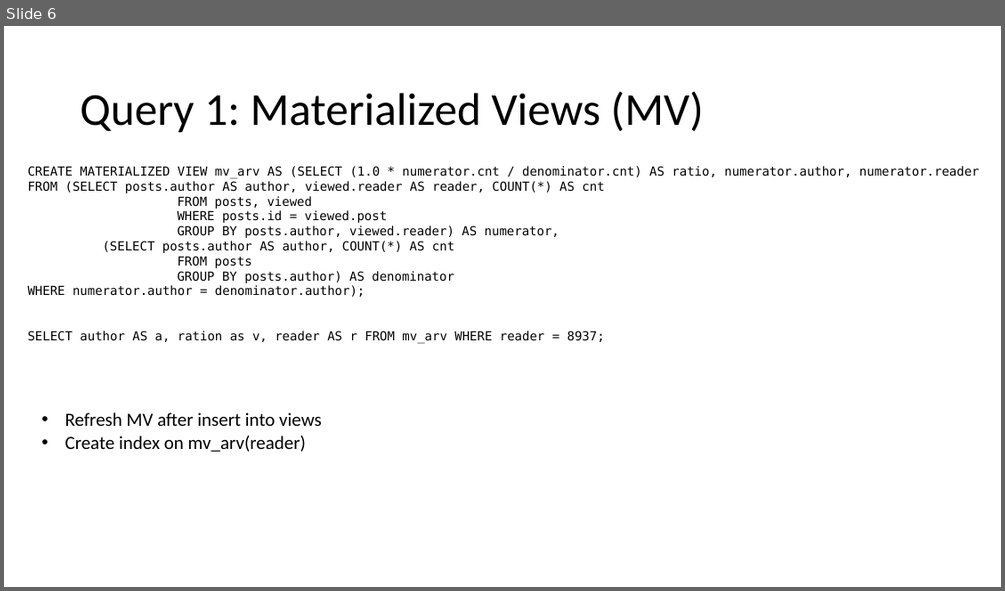
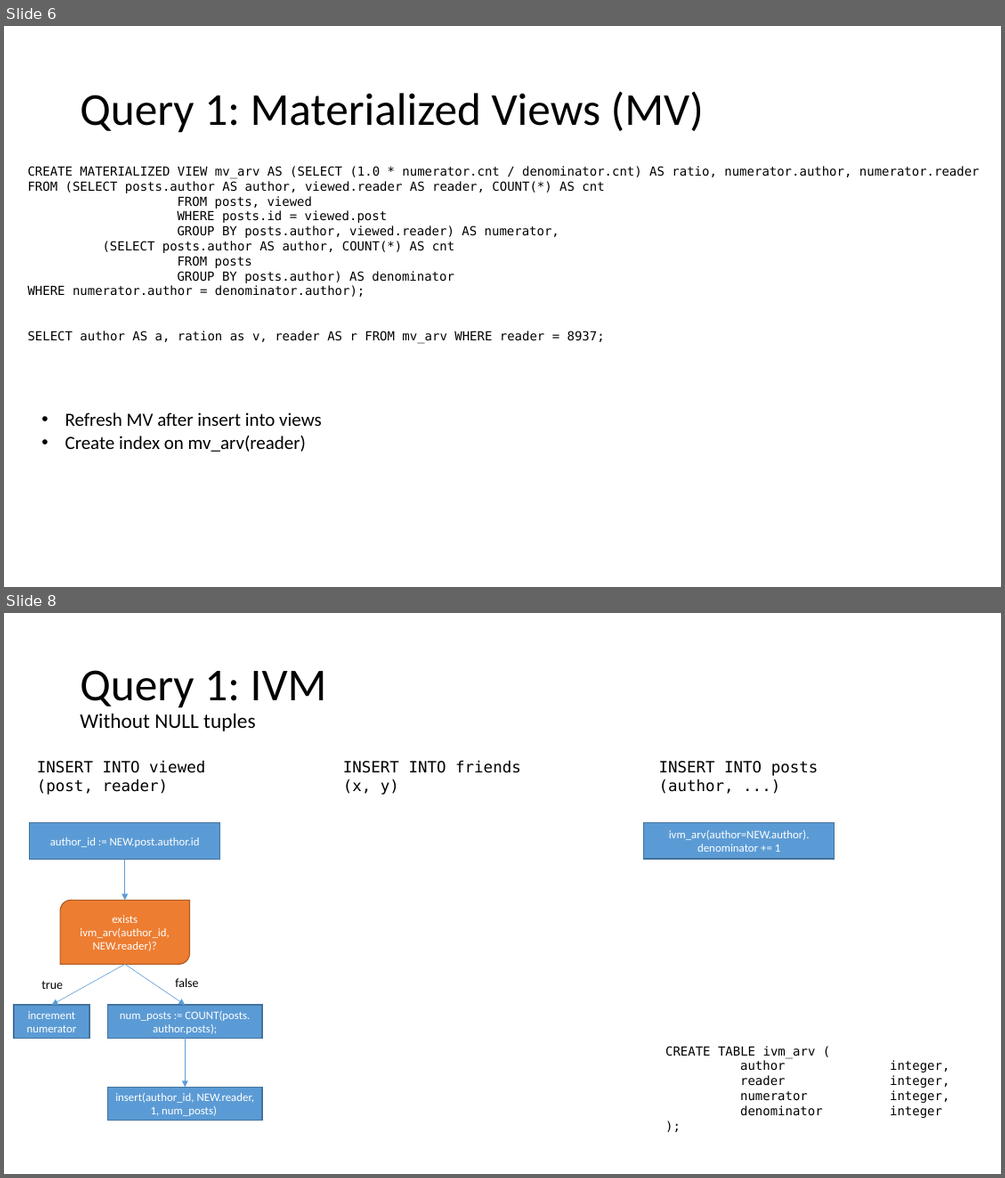
Before and after one commit to matthias-springer/cse190-database-analytics, a slide deck: presentation/presentation.pptx. Shown one above the other, each under a label of ours: slide 6 before the commit, slides 6 and 8 after it; the slides between them are not shown. The pictures are 1005x591 and 1005x1178 pixels, drawn with LibreOffice and Linux fonts; fonts in the diff are those of the drawing. Boxes give left, top, right and bottom in pixels: in the first picture for what was removed or moved away, otherwise in the second. Text is boxed around its words. In the diff, an @@ line names an element or a change of style, - is before the commit and + after.

```diff
--- a/presentation/presentation.pptx
+++ b/presentation/presentation.pptx
@@ slide 8 added at <box>4,613,1001,1174</box>, background #FFFFFF @@
@@ title added at <box>80,670,327,731</box>, 20 pt, text #000000 @@
+Query 1: IVM
+Without NULL tuples
@@ text added at <box>37,760,205,795</box>, 15 pt, text #000000 @@
+INSERT INTO viewed
+(post, reader)
@@ text added at <box>343,760,521,795</box>, 15 pt, text #000000 @@
+INSERT INTO friends
+(x, y)
@@ text added at <box>659,761,818,794</box>, 15 pt, text #000000 @@
+INSERT INTO posts
+(author, ...)
@@ rectangle added at <box>30,823,220,860</box>, fill #5B9BD5, outline #43739E 1 pt, 11 pt, text #FFFFFF @@
+author_id := NEW.post.author.id
@@ rectangle added at <box>644,822,834,859</box>, fill #5B9BD5, outline #43739E 1 pt, 11 pt, text #FFFFFF @@
+ivm_arv(author=NEW.author). denominator += 1
@@ arrow added from (125, 859) to (125, 900), #5B9BD5 0.5 pt @@
@@ round diag rect added at <box>60,900,189,965</box>, fill #ED7D31, outline #AF5C24 1 pt, 11 pt, text #FFFFFF @@
+exists ivm_arv(author_id, NEW.reader)?
@@ text added at <box>41,981,63,989</box>, 12 pt, text #000000 @@
+true
@@ arrow added from (125, 964) to (52, 1005), #5B9BD5 0.5 pt @@
@@ arrow added from (125, 964) to (185, 1005), #5B9BD5 0.5 pt @@
@@ text added at <box>175,978,198,987</box>, 12 pt, text #000000 @@
+false
@@ rectangle added at <box>14,1005,89,1038</box>, fill #5B9BD5, outline #43739E 1 pt, 11 pt, text #FFFFFF @@
+increment numerator
@@ rectangle added at <box>108,1005,262,1038</box>, fill #5B9BD5, outline #43739E 1 pt, 11 pt, text #FFFFFF @@
+num_posts := COUNT(posts. author.posts);
@@ arrow added from (185, 1038) to (185, 1087), #5B9BD5 0.5 pt @@
@@ text added at <box>665,1046,949,1116</box>, 12 pt, text #000000 @@
+CREATE TABLE ivm_arv (
+author integer,
+reader integer,
+numerator integer,
+denominator integer
+);
@@ rectangle added at <box>108,1087,262,1120</box>, fill #5B9BD5, outline #43739E 1 pt, 11 pt, text #FFFFFF @@
+insert(author_id, NEW.reader, 1, num_posts)
```
Also in this commit, not shown: 16 slides changed, 10 other slides added, 2 slides removed.
